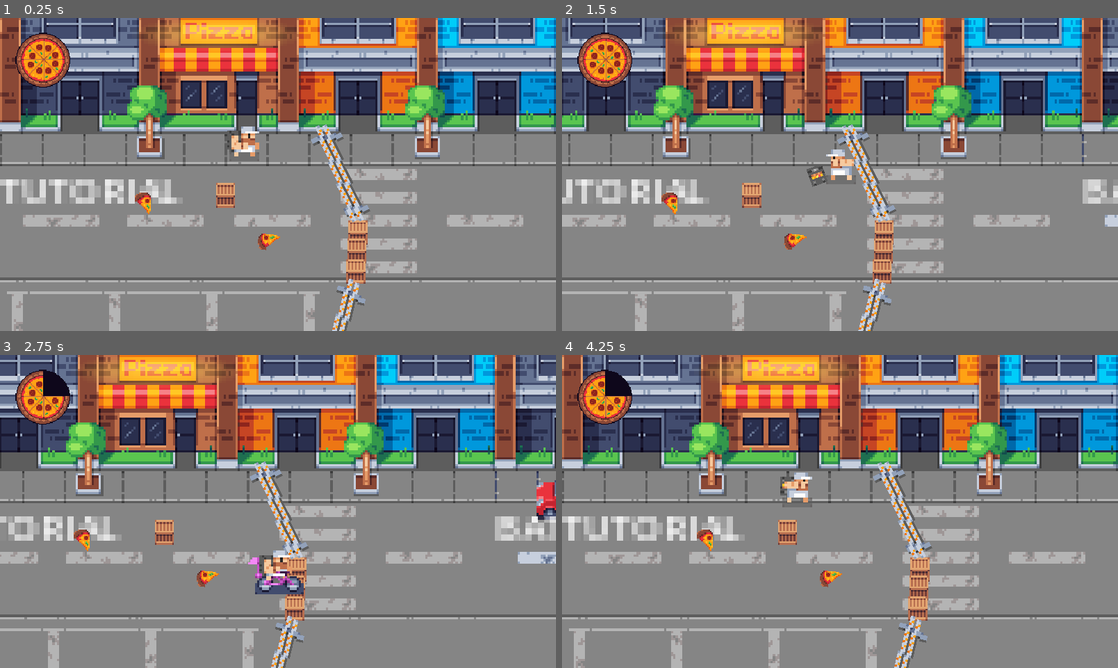
Above: before the commit, frames 1-4 (two rows, left to right).
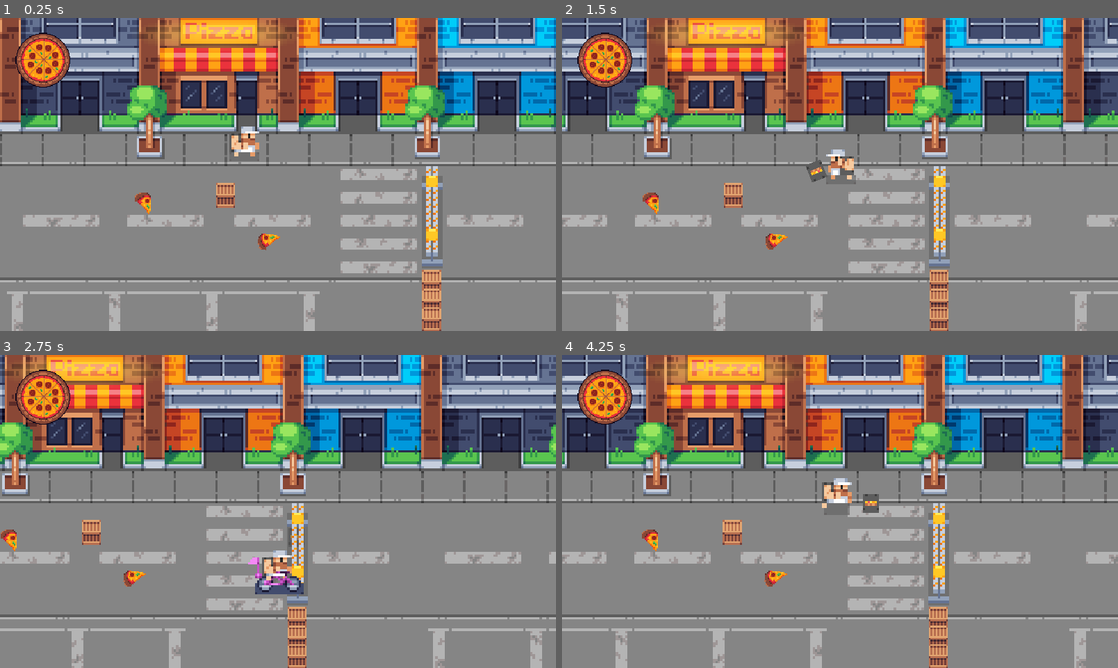
Above: after the commit, the same moments.

Repository: marcowessel/pizza-boy-ld2023
Game: Godot game, scene res://level.tscn
Two runs of this game, one before a commit and one after it. Both use one fixed random seed, a clock stepped at 60 frames per second and the inputs below.
Inputs (mouse positions are in pixels of both pictures, inside the frame that each line leads up to):
- Up to frame 1 (0.25 s): no input
- Up to frame 2 (1.5 s): tap Enter at 0.5 s; move the mouse to (962, 158) at 0.52 s; press the mouse at (962, 158) at 0.53 s; hold D (right) 0.53-1.28 s; move the mouse to (728, 190) at 1.27 s; release the mouse at (728, 190) at 1.28 s; hold S (down) from 1.28 s (still down); click (728, 190) at 1.35 s
- Up to frame 3 (2.75 s): move the mouse to (333, 442) at 2.02 s; release S (down) at 2.03 s; press the mouse at (333, 442) at 2.03 s; hold D (right) from 2.03 s (still down); tap Space (space) at 2.1 s
- Up to frame 4 (4.25 s): tap Space (space) at 2.75 s; move the mouse to (812, 574) at 2.77 s; release D (right) at 2.78 s; release the mouse at (812, 574) at 2.78 s; hold W (up) 2.78-3.53 s; click (812, 574) at 2.85 s; move the mouse to (1006, 558) at 3.52 s; press the mouse at (1006, 558) at 3.53 s; hold A (left) from 3.53 s (still down)

The runs differ from the first frame. In frame 1, 4.8% of the frame differs, in the area x 0-80%, y 34-100%; in frame 2, 36%; in frame 3, 43%; in frame 4, 45%, in the area x 0-100%, y 0-100%.

Commit message:
Changed some things
- Created a Tween in the Attack script (not fully working)
- Changed Sprites and Environment
- Changed Collisionshapes to be more pleasant

Diff:
--- a/BattleArenaTrigger.gd
+++ b/BattleArenaTrigger.gd
@@ -7,7 +7,7 @@
 	barricades = get_tree().get_nodes_in_group("barricade")
 	deactivate_barricades()
 
-func _on_body_entered(body:CharacterBody2D):
+func _on_body_entered(body):
 	if(body.name == "PizzaBoy"):
 		disable_camera_movement()
 		activate_barricades()
--- a/Characters/enemy_fass.tscn
+++ b/Characters/enemy_fass.tscn
@@ -4,7 +4,7 @@
 [ext_resource type="Texture2D" uid="uid://b55wikqmjfqke" path="res://Assets/Sprites/Crate.png" id="2_eecmg"]
 
 [sub_resource type="RectangleShape2D" id="RectangleShape2D_2q0vl"]
-size = Vector2(33, 42)
+size = Vector2(19.4118, 28.7671)
 
 [sub_resource type="RectangleShape2D" id="RectangleShape2D_lpyo0"]
 size = Vector2(31.75, 26.5)
@@ -21,7 +21,7 @@
 [node name="Area2D" type="Area2D" parent="."]
 
 [node name="CollisionShape2D" type="CollisionShape2D" parent="Area2D"]
-position = Vector2(1, 0)
+position = Vector2(1, -9.53674e-07)
 scale = Vector2(1.7, 1.46)
 shape = SubResource("RectangleShape2D_2q0vl")
 
--- a/Characters/pizza_boy.gd
+++ b/Characters/pizza_boy.gd
@@ -4,7 +4,7 @@
 @export var pizza_pieces:int # represents the amount of health
 @export var movement_speed = 400
 @export var light_attack_damage = 2
-@export var light_attack_distance = 90
+@export var light_attack_distance = 120
 @export var light_attack_duration:float = 0.2
 
 var attack_state = ATTACK_STATE.NONE
@@ -120,10 +120,11 @@
 
 	delivery_bag_reset()
 	attack_state = ATTACK_STATE.NONE
+	print(delivery_bag_back.position)
 
 
 func setup_delivery_bag(cursor_position):
-	delivery_bag_back.position = Vector2(0, 0) #center on player
+	delivery_bag_back.position = Vector2(-24, 0) #center on player
 	delivery_bag_back.set_z_index(10) #bring to front
 	delivery_bag_back.look_at(cursor_position) #setup attack angle
 
@@ -137,13 +138,16 @@
 
 
 func execute_attack(attack_vector):
+	var tween = create_tween()
+	tween.tween_property(delivery_bag_back, "position", attack_vector, 0.2).set_ease(Tween.EASE_IN)
 	delivery_bag_back_collision.disabled = false
-	delivery_bag_back.position += attack_vector
+	#delivery_bag_back.position += attack_vector
 	await get_tree().create_timer(light_attack_duration).timeout
 
 
 func delivery_bag_reset():
 	delivery_bag_back.position = delivery_bag_back_default.position
+	print(delivery_bag_back.position)
 	delivery_bag_back.set_z_index(delivery_bag_back_default.z_index)
 	delivery_bag_back.rotation = delivery_bag_back_default.rotation
 	delivery_bag_back_collision.disabled = true
@@ -169,3 +173,10 @@
 
 	if body.is_in_group("enemy"):
 		lose_piece()
+
+func _on_animation_player_animation_finished(anim_name):
+	if anim_name == "throw":
+		if !is_walking:
+			anim_player.play("idle")
+		if is_walking:
+			anim_player.play("walk")
--- a/Characters/pizza_boy.tscn
+++ b/Characters/pizza_boy.tscn
@@ -2,7 +2,7 @@
 
 [ext_resource type="Script" path="res://Characters/pizza_boy.gd" id="1_qt10e"]
 [ext_resource type="Texture2D" uid="uid://dptnjpuiu2ajd" path="res://Assets/Sprites/Character_Sheet.png" id="2_3jsvf"]
-[ext_resource type="Texture2D" uid="uid://cxi7jx62cye5f" path="res://Assets/Sprites/bag.png" id="2_8sdut"]
+[ext_resource type="Texture2D" uid="uid://cxi7jx62cye5f" path="res://Assets/Sprites/Bag.png" id="3_emvhn"]
 [ext_resource type="Texture2D" uid="uid://c87drq4ia4bmv" path="res://Assets/Sprites/Bike.png" id="4_ny3v4"]
 [ext_resource type="PackedScene" uid="uid://kw4rqsuft0ix" path="res://player_hud.tscn" id="5_o6rtb"]
 
@@ -102,7 +102,7 @@
 
 [sub_resource type="Animation" id="Animation_rvstt"]
 resource_name = "throw"
-length = 0.1
+length = 0.2
 step = 0.01
 tracks/0/type = "value"
 tracks/0/imported = false
@@ -111,7 +111,7 @@
 tracks/0/interp = 1
 tracks/0/loop_wrap = true
 tracks/0/keys = {
-"times": PackedFloat32Array(0, 0.02, 0.04, 0.06, 0.08),
+"times": PackedFloat32Array(0, 0.03, 0.06, 0.09, 0.12),
 "transitions": PackedFloat32Array(1, 1, 1, 1, 1),
 "update": 1,
 "values": [10, 11, 12, 13, 14]
@@ -145,7 +145,7 @@
 }
 
 [sub_resource type="RectangleShape2D" id="RectangleShape2D_i0dns"]
-size = Vector2(96, 88)
+size = Vector2(80, 80)
 
 [node name="PizzaBoy" type="CharacterBody2D"]
 script = ExtResource("1_qt10e")
@@ -163,11 +163,12 @@
 [node name="DeliveryBagBack" type="Area2D" parent="."]
 unique_name_in_owner = true
 z_index = -1
-position = Vector2(-32, -8)
+position = Vector2(-24, 0)
+metadata/_edit_group_ = true
 
 [node name="DeliveryBag" type="Sprite2D" parent="DeliveryBagBack"]
 scale = Vector2(8, 8)
-texture = ExtResource("2_8sdut")
+texture = ExtResource("3_emvhn")
 
 [node name="DeliveryBagDamageArea" type="CollisionShape2D" parent="DeliveryBagBack"]
 position = Vector2(-4, 0)
@@ -193,8 +194,9 @@
 [node name="HitDetection" type="Area2D" parent="."]
 
 [node name="CollisionShape2D" type="CollisionShape2D" parent="HitDetection"]
-position = Vector2(-16, 4)
+position = Vector2(-8, 8)
 shape = SubResource("RectangleShape2D_i0dns")
 
 [connection signal="area_entered" from="DeliveryBagBack" to="." method="_on_delivery_bag_back_area_entered"]
+[connection signal="animation_finished" from="AnimationPlayer" to="." method="_on_animation_player_animation_finished"]
 [connection signal="area_entered" from="HitDetection" to="." method="_on_hit_detection_area_entered"]
--- a/GameManager.gd
+++ b/GameManager.gd
@@ -1,4 +1,9 @@
 extends Node2D
+
+func _ready():
+	$Tutorial/RichTextLabel.hide()
+	$BattleArena/RichTextLabel.hide()
+	$End/RichTextLabel.hide()
 
 # TODO
 #- [x] crosshair instead of cursor
--- a/barricade.tscn
+++ b/barricade.tscn
@@ -1,10 +1,10 @@
 [gd_scene load_steps=4 format=3 uid="uid://bcl7u4d1xw36m"]
 
-[ext_resource type="Texture2D" uid="uid://bnegdxn25iss0" path="res://Assets/Sprites/Barricade.png" id="1_g0c83"]
 [ext_resource type="Script" path="res://barricade.gd" id="1_vwsw8"]
+[ext_resource type="Texture2D" uid="uid://ou4g03piyaak" path="res://Assets/Sprites/Barricade_2.png" id="2_660ys"]
 
 [sub_resource type="RectangleShape2D" id="RectangleShape2D_petkl"]
-size = Vector2(44.1753, 354)
+size = Vector2(72, 344)
 
 [node name="Barricade" type="StaticBody2D"]
 z_index = -1
@@ -12,9 +12,8 @@
 
 [node name="Sprite2D" type="Sprite2D" parent="."]
 scale = Vector2(8, 8)
-texture = ExtResource("1_g0c83")
+texture = ExtResource("2_660ys")
 
 [node name="CollisionShape2D" type="CollisionShape2D" parent="."]
-position = Vector2(-10.7733, 5.94266)
-rotation = 0.07402
+position = Vector2(-4, 4)
 shape = SubResource("RectangleShape2D_petkl")
--- a/level.tscn
+++ b/level.tscn
@@ -11,13 +11,16 @@
 [ext_resource type="PackedScene" uid="uid://bcl7u4d1xw36m" path="res://barricade.tscn" id="9_quct6"]
 
 [sub_resource type="RectangleShape2D" id="RectangleShape2D_o5ulo"]
-size = Vector2(240, 21)
+size = Vector2(240.125, 21)
 
 [sub_resource type="RectangleShape2D" id="RectangleShape2D_72btl"]
-size = Vector2(239.875, 21)
+size = Vector2(239.938, 21)
 
 [sub_resource type="RectangleShape2D" id="RectangleShape2D_wytdy"]
-size = Vector2(128.25, 21)
+size = Vector2(127, 21)
+
+[sub_resource type="RectangleShape2D" id="RectangleShape2D_e0jxl"]
+size = Vector2(16, 14)
 
 [sub_resource type="RectangleShape2D" id="RectangleShape2D_tx7he"]
 size = Vector2(7, 112.75)
@@ -49,17 +52,25 @@
 [node name="StaticBody2D" type="StaticBody2D" parent="Tutorial"]
 
 [node name="CollisionShape2D" type="CollisionShape2D" parent="Tutorial/StaticBody2D"]
-position = Vector2(0.125, -28)
+position = Vector2(0.0625, -28)
 shape = SubResource("RectangleShape2D_o5ulo")
 
 [node name="CollisionShape2D2" type="CollisionShape2D" parent="Tutorial/StaticBody2D"]
-position = Vector2(0, 78)
+position = Vector2(-0.03125, 78)
 shape = SubResource("RectangleShape2D_72btl")
 
 [node name="CollisionShape2D3" type="CollisionShape2D" parent="Tutorial/StaticBody2D"]
-position = Vector2(-130.5, 24.875)
+position = Vector2(-130.5, 25)
 rotation = 1.5708
 shape = SubResource("RectangleShape2D_wytdy")
+
+[node name="CollisionShape2D4" type="CollisionShape2D" parent="Tutorial/StaticBody2D"]
+position = Vector2(64.5, -10.5)
+shape = SubResource("RectangleShape2D_e0jxl")
+
+[node name="CollisionShape2D5" type="CollisionShape2D" parent="Tutorial/StaticBody2D"]
+position = Vector2(-55, -10.5)
+shape = SubResource("RectangleShape2D_e0jxl")
 
 [node name="RichTextLabel" type="RichTextLabel" parent="Tutorial"]
 offset_left = -119.75
@@ -68,6 +79,7 @@
 offset_bottom = 34.375
 text = "TUTORIAL
 "
+metadata/_edit_use_anchors_ = true
 
 [node name="BattleArena" type="Sprite2D" parent="."]
 z_index = -2
@@ -159,15 +171,15 @@
 
 [node name="Enemy_Fass2" parent="." instance=ExtResource("6_lrtvu")]
 z_index = -1
-position = Vector2(1234, 741)
+position = Vector2(1488, 912)
 
 [node name="Enemy_Fass3" parent="." instance=ExtResource("6_lrtvu")]
 z_index = -1
-position = Vector2(1231, 804)
+position = Vector2(1488, 976)
 
 [node name="Enemy_Fass4" parent="." instance=ExtResource("6_lrtvu")]
 z_index = -1
-position = Vector2(1227, 875)
+position = Vector2(1488, 1040)
 
 [node name="PizzaPieceItem" parent="." instance=ExtResource("7_fuf7g")]
 position = Vector2(496, 638)
@@ -177,11 +189,6 @@
 rotation = -1.48156
 
 [node name="Barricade" parent="." instance=ExtResource("9_quct6")]
-position = Vector2(1181, 527)
-rotation = -0.468024
-
-[node name="Barricade2" parent="." instance=ExtResource("9_quct6")]
-position = Vector2(1181, 1074)
-rotation = 0.227282
+position = Vector2(1496, 680)
 
 [connection signal="body_entered" from="BattleArena/BattleArenaTrigger" to="BattleArena/BattleArenaTrigger" method="_on_body_entered"]
Binary file added: Assets/Sprites/Barricade_2.png
Not shown, changed: Assets/Sprites/Barricade_2.png.import
Binary file changed: Assets/Sprites/Map.png
Binary file changed: Assets/Sprites/bag.png
Not shown: 1 places in level.tscn that only renumber resources
